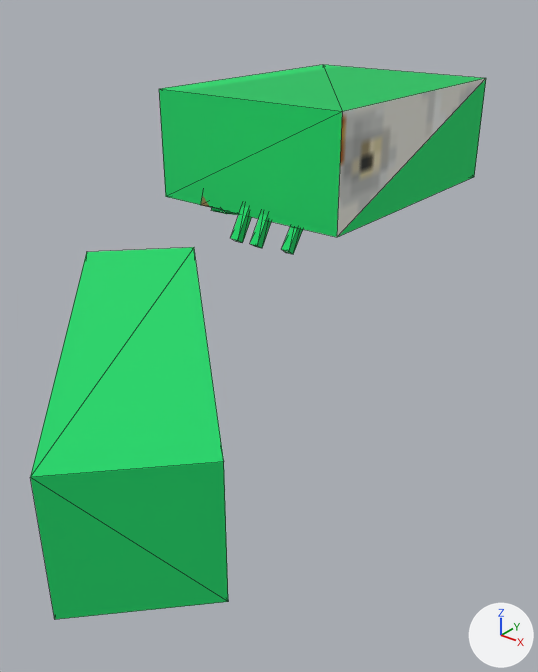
An edit to the glTF model models/creatures/crab/model.gltf, drawn before and after from the same camera.
Camera for both pictures: a 50 mm camera at (2.33, -3.03, 1.23) aimed at (0.45, -0.68, -0.23). The axes (+X, +Y, +Z) are drawn at lower right. The lights are the same throughout. The picture after the commit comes second. Mesh edges are drawn as thin lines. Vertices at exactly the same position are counted once.

Script lines for the objects in view, before the commit:
```python
me_crab = bpy.data.meshes.new('crab')
me_crab.from_pydata(...)  # 184 vertices, 276 faces; spans x -0.49..1.33, y -2.28..1.02, z -0.26..0.72
# faces by material slot: [245, 19, 12]
me_crab.materials.append(mat_body)  # picture img_body_png
me_crab.materials.append(mat_face)  # picture img_face_png
me_crab.materials.append(mat_leg)  # picture img_leg_png
ob_crab = bpy.data.objects.new('crab', me_crab)
ob_crab.location = (0.0, 0.0, 0.0)
```
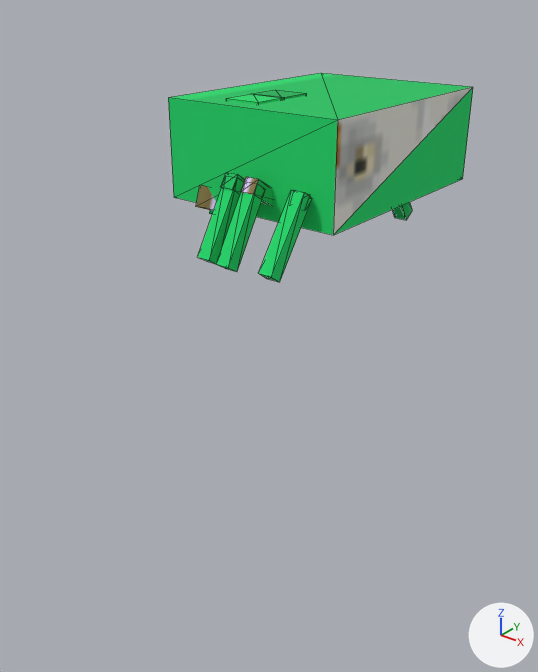
Changed parts and their boxes [x1, y1, x2, y2] in the pictures (538 x 672 px; the box of a moved part takes in the faces that stretch with it):
'crab', reshaped (33% narrower, 62% shorter)
    before: [30, 65, 486, 619]
    after: [168, 73, 473, 282]
part 1 of me_crab, moved or reshaped (not visible before)
    after: [392, 202, 412, 220]
part 2 of me_crab, moved or reshaped (not visible before)
    after: [293, 190, 310, 211]
part 3 of me_crab, moved or reshaped
    before: [281, 226, 303, 254]
    after: [258, 190, 312, 282]
part 4 of me_crab, moved or reshaped
    before: [250, 214, 271, 248]
    after: [216, 192, 262, 272]
part 5 of me_crab, moved or reshaped
    before: [231, 206, 252, 243]
    after: [198, 178, 244, 264]
part 6 of me_crab, moved or reshaped (not visible before)
    after: [241, 177, 272, 206]
part 7 of me_crab, moved or reshaped (not visible before)
    after: [221, 172, 245, 190]
part 8 of me_crab, moved or reshaped
    before: [201, 197, 216, 209]
    after: [196, 185, 216, 211]
part 9 of me_crab, moved or reshaped
    before: [159, 65, 486, 237]
    after: [168, 73, 473, 235]
part 10 of me_crab, moved or reshaped (mostly hidden afterwards)
    before: [211, 208, 239, 215]
    after: [209, 210, 213, 214]
part 11 of me_crab, moved or reshaped (not visible afterwards)
    before: [30, 247, 228, 619]

The change, as a list of edits to the scene's bpy script:
```text
Change me_crab:
    used by ob_crab; location = (0.0, 0.0, 0.0)
    remove me_crab.from_pydata(...)  # 184 vertices, 276 faces; spans x -0.49..1.33, y -2.28..1.02, z -0.26..0.72
    add me_crab.from_pydata(...)  # 184 vertices, 276 faces; spans x -1.01..0.56, y -0.68..0.94, z 0.0..0.69
    me_crab part 1: the loose piece of 8 vertices spanning x 0.31..0.36, y 0.25..0.42, z 0.06..0.28 is scaled about its middle by 1.68, then moved by (0.05, 0.16, 0.02)
    me_crab part 2: the loose piece of 8 vertices spanning x 0.22..0.38, y -0.33..-0.1, z 0.14..0.28 is scaled about its middle by 1.68, then moved by (0.02, -0.07, 0.04)
    me_crab part 3: the loose piece of 8 vertices spanning x 0.33..0.37, y -0.44..-0.27, z 0.06..0.28 is scaled about its middle by 1.68, then moved by (0.06, -0.16, 0.02)
    me_crab part 4: the loose piece of 8 vertices spanning x 0.16..0.2, y -0.46..-0.29, z 0.06..0.29 is scaled about its middle by 1.64, then moved by (0.0, -0.17, 0.02)
    me_crab part 5: the loose piece of 8 vertices spanning x 0.04..0.08, y -0.47..-0.3, z 0.06..0.3 is scaled about its middle by 1.62, then moved by (0.0, -0.17, 0.02)
    me_crab part 6: the loose piece of 8 vertices spanning x 0.16..0.2, y -0.35..-0.12, z 0.14..0.3 is scaled about its middle by 1.64, then moved by (0.0, -0.08, 0.05)
    me_crab part 7: the loose piece of 8 vertices spanning x 0.04..0.08, y -0.36..-0.13, z 0.13..0.31 is scaled about its middle by 1.62, then moved by (0.0, -0.08, 0.05)
    me_crab part 8: the loose piece of 8 vertices spanning x -0.28..-0.11, y -0.4..-0.18, z 0.12..0.27 is scaled about its middle by 1.29, then moved by (-0.01, 0.02, 0.0)
    me_crab part 9: the loose piece of 8 vertices spanning x -0.49..0.59, y -0.38..1.02, z 0.18..0.72 is scaled about its middle by 0.928, then moved by (0.01, -0.03, -0.02)
    me_crab part 10: the loose piece of 8 vertices spanning x -0.32..-0.16, y -0.3..-0.06, z 0.06..0.19 is scaled about its middle by 1.29, then moved by (-0.02, 0.05, -0.03)
    me_crab part 11: 8 of 184 vertices moved; they spanned x -0.11..1.33, y -2.28..-0.87, z -0.26..0.18 and now span x -1.01..-0.37, y -0.2..0.42, z 0.18..0.38; mean shift (-1.3, 1.68, 0.32); largest move (1.02, -2.28, -0.26) -> (-0.88, 0.42, 0.38)
    other edits to the shape of me_crab do not show in these pictures
```
